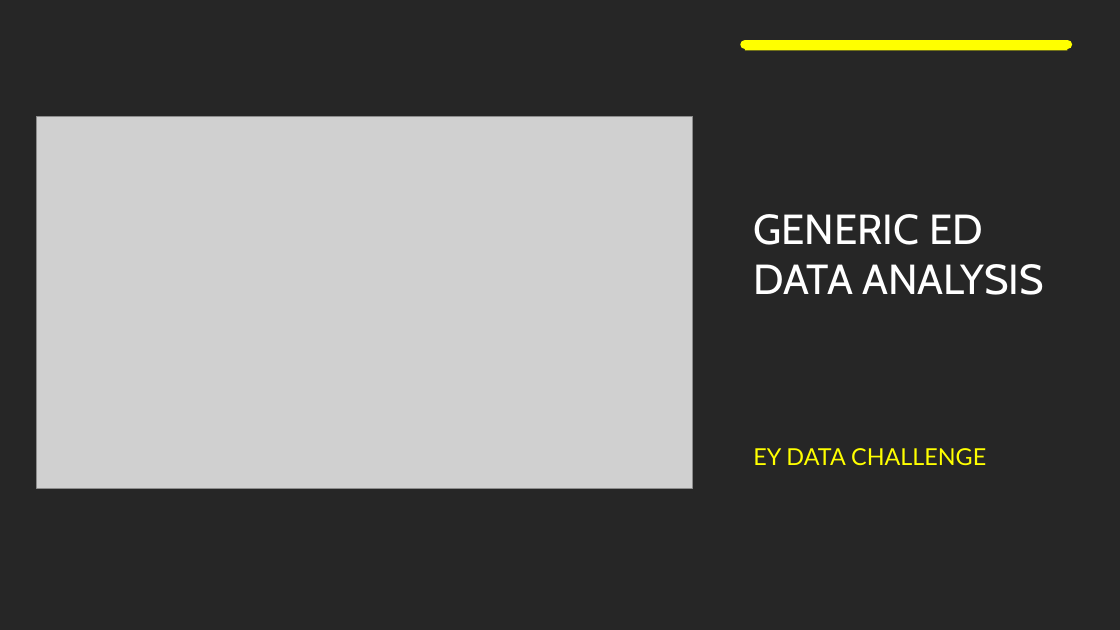
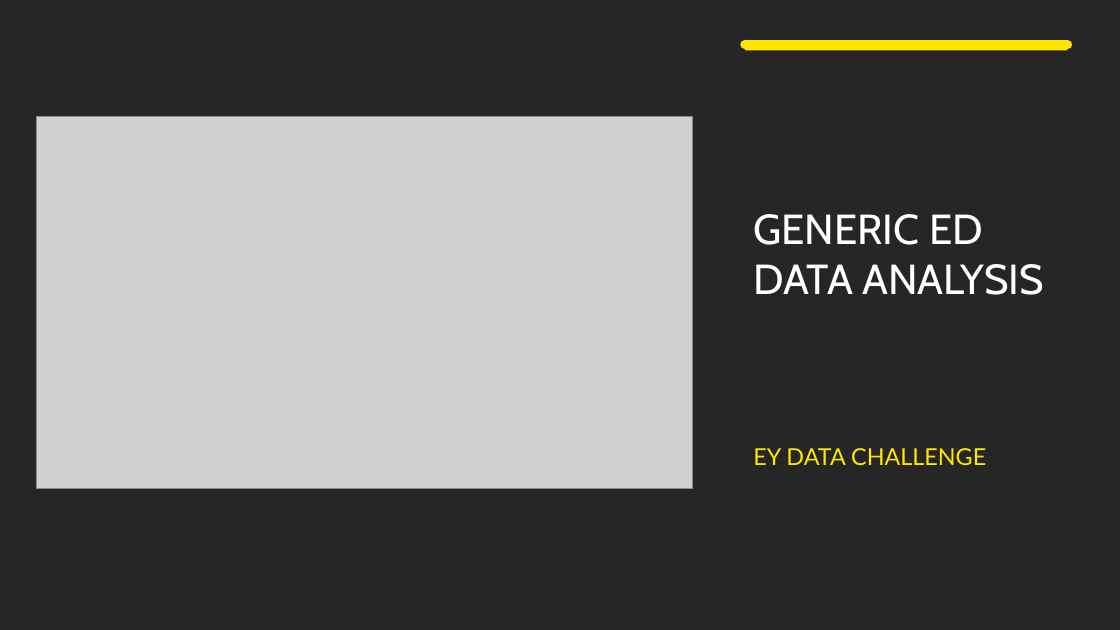
Before and after one commit to jasonnguyen3697/EY_DataChallenge, a slide deck: slide 1 of stuff.pptx. Drawn at 1120x630 pixels with LibreOffice and Linux fonts; fonts in the diff are those of the drawing; grey boxes stand for pictures. Boxes give left, top, right and bottom in pixels: in the first picture for what was removed or moved away, otherwise in the second. Text is boxed around its words. In the diff, an @@ line names an element or a change of style, - is before the commit and + after.

```diff
--- a/stuff.pptx
+++ b/stuff.pptx
@@ rectangle at bbox=[745, 42, 1068, 50]: fill #FFFF00 to #FFE600 @@
@@ line (745, 45) - (1068, 45): stroke #FFFF00 8 pt to #FFE600 8 pt @@
@@ subtitle "EY DATA CHALLENGE" at bbox=[753, 448, 986, 465]: text colour #FFFF00 to #FFE600 @@
```
Also in this commit, not shown: 8 other slides changed, 7 slides added, 4 slides removed.
